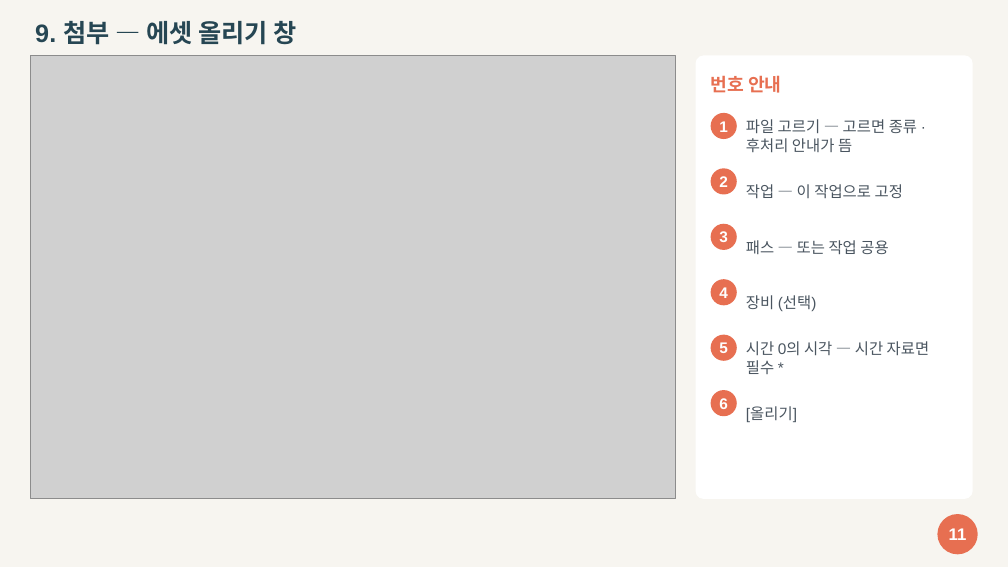
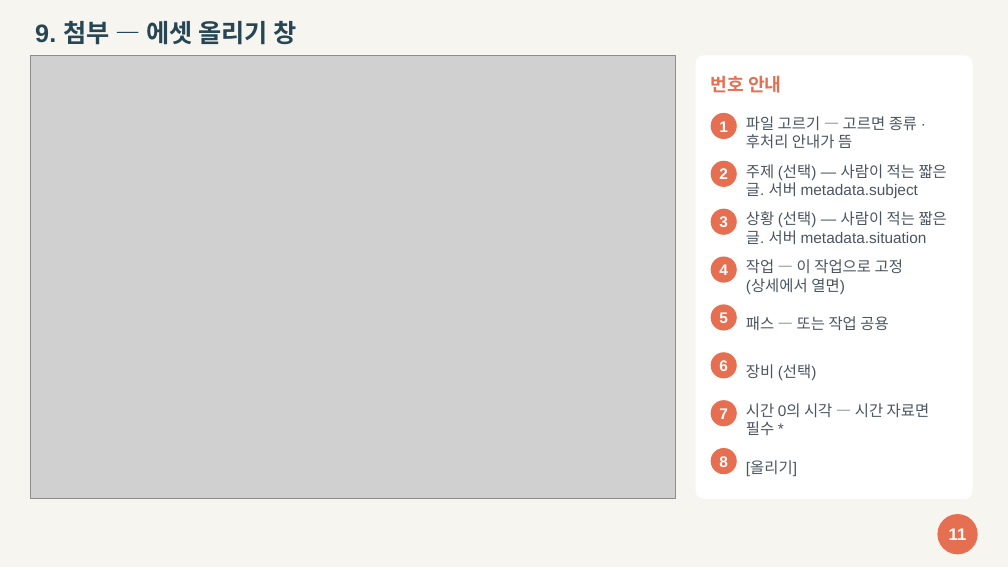
Before and after one commit to geosoft-shcho/weld-dashboard, a slide deck: slide 11 of docs/2026-10-23/작업_등록_매뉴얼.pptx. Drawn at 1008x567 pixels with LibreOffice and Linux fonts; fonts in the diff are those of the drawing; grey boxes stand for pictures. Boxes give left, top, right and bottom in pixels: in the first picture for what was removed or moved away, otherwise in the second. Text is boxed around its words. In the diff, an @@ line names an element or a change of style, - is before the commit and + after.

```diff
--- a/docs/2026-10-23/작업_등록_매뉴얼.pptx
+++ b/docs/2026-10-23/작업_등록_매뉴얼.pptx
@@ text "파일 고르기 — 고르면 종류 ...": place and size @@
-text "파일 고르기 — 고르면 종류 ..." at bbox=[746, 119, 917, 152]
+text "파일 고르기 — 고르면 종류 ..." at bbox=[746, 116, 917, 148]
@@ text "2": place and size @@
-text "2" at bbox=[719, 176, 728, 187]
+text "2" at bbox=[719, 168, 728, 179]
@@ ellipse: place and size @@
-ellipse at bbox=[711, 168, 737, 195]
+ellipse at bbox=[711, 160, 737, 186]
@@ text at bbox=[746, 164, 947, 198]: text changed @@
-작업 — 이 작업으로 고정
+주제 (선택) — 사람이 적는 짧은 글. 서버 metadata.subject
@@ text "3": place and size @@
-text "3" at bbox=[719, 231, 728, 242]
+text "3" at bbox=[719, 216, 728, 227]
@@ ellipse: place and size @@
-ellipse at bbox=[711, 224, 737, 250]
+ellipse at bbox=[711, 209, 737, 235]
@@ text added at bbox=[746, 211, 947, 244], 11 pt, text #4A5560 @@
+상황 (선택) — 사람이 적는 짧은 글. 서버 metadata.situation
@@ text "4": place and size @@
-text "4" at bbox=[719, 287, 728, 298]
+text "4" at bbox=[719, 264, 728, 275]
@@ ellipse: place and size @@
-ellipse at bbox=[711, 279, 737, 305]
+ellipse at bbox=[711, 256, 737, 282]
@@ text added at bbox=[746, 259, 903, 294], 11 pt, text #4A5560 @@
+작업 — 이 작업으로 고정(상세에서 열면)
@@ text "5": place and size @@
-text "5" at bbox=[719, 342, 728, 353]
+text "5" at bbox=[719, 312, 728, 323]
@@ ellipse: place and size @@
-ellipse at bbox=[711, 335, 737, 361]
+ellipse at bbox=[711, 304, 737, 331]
@@ text "패스 — 또는 작업 공용": place and size @@
-text "패스 — 또는 작업 공용" at bbox=[746, 240, 888, 254]
+text "패스 — 또는 작업 공용" at bbox=[746, 316, 888, 330]
@@ text "6": place and size @@
-text "6" at bbox=[719, 398, 728, 409]
+text "6" at bbox=[719, 360, 728, 371]
@@ ellipse: place and size @@
-ellipse at bbox=[711, 390, 737, 416]
+ellipse at bbox=[711, 353, 737, 379]
@@ text "장비 (선택)": place and size @@
-text "장비 (선택)" at bbox=[746, 295, 817, 311]
+text "장비 (선택)" at bbox=[746, 364, 817, 380]
@@ ellipse added at bbox=[711, 400, 737, 426], fill #E76F51 @@
@@ text added at bbox=[719, 408, 728, 419], 11 pt, text #FFFFFF, bold @@
+7
@@ text "시간 0의 시각 — 시간 ...": place and size @@
-text "시간 0의 시각 — 시간 ..." at bbox=[746, 341, 930, 374]
+text "시간 0의 시각 — 시간 ..." at bbox=[746, 403, 930, 435]
@@ ellipse added at bbox=[711, 449, 737, 475], fill #E76F51 @@
@@ text "[올리기]": place and size @@
-text "[올리기]" at bbox=[746, 406, 797, 422]
+text "[올리기]" at bbox=[746, 461, 797, 476]
@@ text added at bbox=[719, 456, 728, 467], 11 pt, text #FFFFFF, bold @@
+8
```
Also in this commit, not shown: 1 other slide changed, 8 other files.
